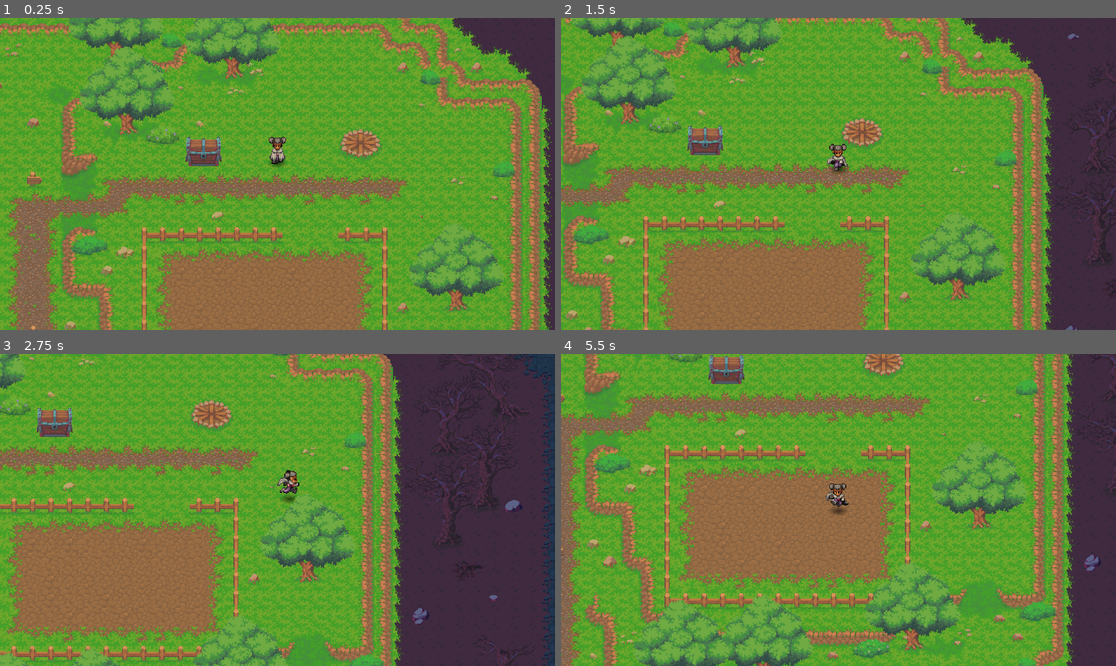
Above: before the commit, frames 1-4 (two rows, left to right).
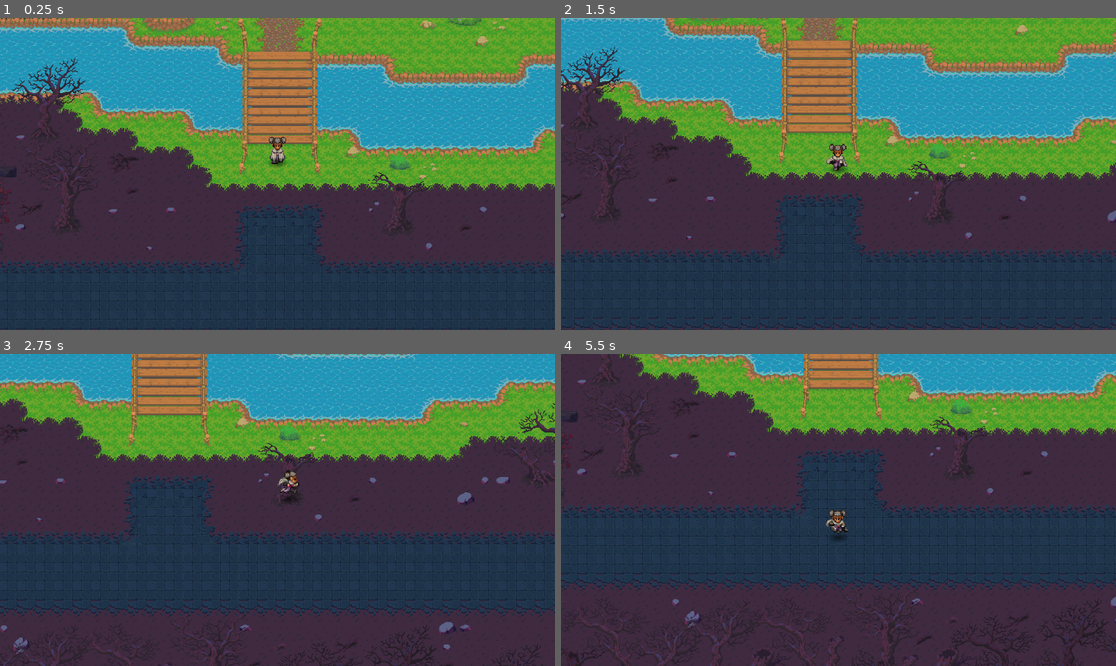
Above: after the commit, the same moments.

Repository: TheKangGaming/bloomblight
Game: Godot game, scene res://scenes/level/game.tscn
Same seed, same stepped clock (60 frames per second), same inputs: the game is played once before the commit and once after it.
Inputs (mouse positions are in pixels of both pictures, inside the frame that each line leads up to):
- Up to frame 1 (0.25 s): no input
- Up to frame 2 (1.5 s): move the mouse to (960, 158) at 0.52 s; hold D (right) 0.53-1.28 s; tap Space (action) at 0.6 s; click (960, 158) at 0.67 s; move the mouse to (727, 189) at 1.27 s; hold S (down) from 1.28 s (still down); tap E (interact) at 1.35 s
- Up to frame 3 (2.75 s): move the mouse to (333, 441) at 2.02 s; release S (down) at 2.03 s; hold D (right) from 2.03 s (still down); hold Shift (run) from 2.03 s (still down)
- Up to frame 4 (5.5 s): move the mouse to (810, 572) at 2.77 s; release D (right) at 2.78 s; release Shift (run) at 2.78 s; hold 1 (tool_forward) 2.78-3.53 s; tap Mouse wheel down (tool_backward) at 2.85 s; click (810, 572) at 2.92 s; move the mouse to (1005, 556) at 3.52 s; hold A (left) 3.53-5.03 s; tap Space (action) at 3.6 s; move the mouse to (672, 463) at 4.27 s; tap E (interact) at 4.35 s; move the mouse to (866, 510) at 5.02 s; hold S (down) from 5.03 s (still down); hold Shift (run) from 5.03 s (still down); click (866, 510) at 5.17 s

The runs differ from the first frame. In frame 1, 93% of the frame differs, in the area x 0-100%, y 0-100%; in frame 2, 92%; in frame 3, 84%; in frame 4, 93%.

Commit message:
Fixed how Status menu looks

Diff:
--- a/scenes/level/game.tscn
+++ b/scenes/level/game.tscn
@@ -2620,7 +2620,7 @@
 position = Vector2(1335, 629)
 
 [node name="Player" parent="Objects" unique_id=1926952309 instance=ExtResource("1_e6yxx")]
-position = Vector2(1463, 615)
+position = Vector2(1036, 1492)
 scale = Vector2(1.5, 1.5)
 metadata/_edit_horizontal_guides_ = [-16.0]
 
--- a/scenes/level/world.tscn
+++ b/scenes/level/world.tscn
@@ -5,8 +5,5 @@
 [node name="World" unique_id=300117719 instance=ExtResource("1_y5wde")]
 y_sort_enabled = true
 
-[node name="Decoration" parent="." index="4" unique_id=1276555079]
+[node name="Obstacles" parent="." index="5" unique_id=496332903]
 y_sort_enabled = true
-
-[node name="Obstacles" parent="." index="5" unique_id=1437231167]
-y_sort_enabled = true
--- a/scenes/ui/main_menu.tscn
+++ b/scenes/ui/main_menu.tscn
@@ -58,136 +58,136 @@
 theme_override_constants/margin_right = 10
 theme_override_constants/margin_bottom = 10
 
-[node name="HBoxContainer" type="HBoxContainer" parent="CenterContainer/TabContainer/Status/MarginContainer" unique_id=1145245835]
-layout_mode = 2
-theme_override_constants/separation = 30
-alignment = 1
-
-[node name="CharacterColumn" type="VBoxContainer" parent="CenterContainer/TabContainer/Status/MarginContainer/HBoxContainer" unique_id=1447613036]
-layout_mode = 2
-theme_override_constants/separation = 10
-alignment = 1
-
-[node name="CharIamge" type="TextureRect" parent="CenterContainer/TabContainer/Status/MarginContainer/HBoxContainer/CharacterColumn" unique_id=2130585838]
-custom_minimum_size = Vector2(96, 96)
+[node name="HBoxContainer" type="HBoxContainer" parent="CenterContainer/TabContainer/Status/MarginContainer" unique_id=1488452487]
+layout_mode = 2
+theme_override_constants/separation = 15
+alignment = 1
+
+[node name="CharacterColumn" type="VBoxContainer" parent="CenterContainer/TabContainer/Status/MarginContainer/HBoxContainer" unique_id=1699871786]
+layout_mode = 2
+theme_override_constants/separation = 4
+alignment = 1
+
+[node name="Label" type="Label" parent="CenterContainer/TabContainer/Status/MarginContainer/HBoxContainer/CharacterColumn" unique_id=652478579]
+layout_mode = 2
+theme_override_font_sizes/font_size = 8
+text = "Savannah"
+horizontal_alignment = 1
+
+[node name="CharIamge" type="TextureRect" parent="CenterContainer/TabContainer/Status/MarginContainer/HBoxContainer/CharacterColumn" unique_id=282487790]
+custom_minimum_size = Vector2(40, 62)
 layout_mode = 2
 texture = SubResource("AtlasTexture_1g8jr")
 expand_mode = 1
 stretch_mode = 5
 
-[node name="Label" type="Label" parent="CenterContainer/TabContainer/Status/MarginContainer/HBoxContainer/CharacterColumn" unique_id=1856157678]
-layout_mode = 2
-theme_override_font_sizes/font_size = 18
-text = "Savannah"
-horizontal_alignment = 1
-
-[node name="StatsColumn" type="VBoxContainer" parent="CenterContainer/TabContainer/Status/MarginContainer/HBoxContainer" unique_id=1972340568]
+[node name="StatsColumn" type="VBoxContainer" parent="CenterContainer/TabContainer/Status/MarginContainer/HBoxContainer" unique_id=1981587412]
 layout_mode = 2
 size_flags_horizontal = 3
-theme_override_constants/separation = 5
-
-[node name="Label" type="Label" parent="CenterContainer/TabContainer/Status/MarginContainer/HBoxContainer/StatsColumn" unique_id=2063925]
-layout_mode = 2
-theme_override_font_sizes/font_size = 16
-text = "--- STATS ---"
-horizontal_alignment = 1
-
-[node name="LblVIT" type="RichTextLabel" parent="CenterContainer/TabContainer/Status/MarginContainer/HBoxContainer/StatsColumn" unique_id=606827553]
-layout_mode = 2
-theme_override_font_sizes/normal_font_size = 16
+theme_override_constants/separation = 2
+
+[node name="Label" type="Label" parent="CenterContainer/TabContainer/Status/MarginContainer/HBoxContainer/StatsColumn" unique_id=928234126]
+layout_mode = 2
+theme_override_font_sizes/font_size = 8
+text = "- STATS -"
+horizontal_alignment = 1
+
+[node name="LblVIT" type="RichTextLabel" parent="CenterContainer/TabContainer/Status/MarginContainer/HBoxContainer/StatsColumn" unique_id=902142575]
+layout_mode = 2
+theme_override_font_sizes/normal_font_size = 6
 bbcode_enabled = true
 text = "VIT: 10"
 fit_content = true
 
-[node name="LblSTR" type="RichTextLabel" parent="CenterContainer/TabContainer/Status/MarginContainer/HBoxContainer/StatsColumn" unique_id=2003085922]
-layout_mode = 2
-theme_override_font_sizes/normal_font_size = 16
+[node name="LblSTR" type="RichTextLabel" parent="CenterContainer/TabContainer/Status/MarginContainer/HBoxContainer/StatsColumn" unique_id=1105434709]
+layout_mode = 2
+theme_override_font_sizes/normal_font_size = 6
 bbcode_enabled = true
 text = "STR: 5"
 fit_content = true
 
-[node name="LblDEX" type="RichTextLabel" parent="CenterContainer/TabContainer/Status/MarginContainer/HBoxContainer/StatsColumn" unique_id=250093837]
-layout_mode = 2
-theme_override_font_sizes/normal_font_size = 16
+[node name="LblDEX" type="RichTextLabel" parent="CenterContainer/TabContainer/Status/MarginContainer/HBoxContainer/StatsColumn" unique_id=1989397476]
+layout_mode = 2
+theme_override_font_sizes/normal_font_size = 6
 bbcode_enabled = true
 text = "DEX: 5"
 fit_content = true
 
-[node name="LblINT" type="RichTextLabel" parent="CenterContainer/TabContainer/Status/MarginContainer/HBoxContainer/StatsColumn" unique_id=313342756]
-layout_mode = 2
-theme_override_font_sizes/normal_font_size = 16
+[node name="LblINT" type="RichTextLabel" parent="CenterContainer/TabContainer/Status/MarginContainer/HBoxContainer/StatsColumn" unique_id=1871792445]
+layout_mode = 2
+theme_override_font_sizes/normal_font_size = 6
 bbcode_enabled = true
 text = "INT: 5"
 fit_content = true
 
-[node name="LblSPD" type="RichTextLabel" parent="CenterContainer/TabContainer/Status/MarginContainer/HBoxContainer/StatsColumn" unique_id=2007312667]
-layout_mode = 2
-theme_override_font_sizes/normal_font_size = 16
+[node name="LblSPD" type="RichTextLabel" parent="CenterContainer/TabContainer/Status/MarginContainer/HBoxContainer/StatsColumn" unique_id=729639059]
+layout_mode = 2
+theme_override_font_sizes/normal_font_size = 6
 bbcode_enabled = true
 text = "SPD: 5"
 fit_content = true
 
-[node name="LblMOV" type="RichTextLabel" parent="CenterContainer/TabContainer/Status/MarginContainer/HBoxContainer/StatsColumn" unique_id=1257560564]
-layout_mode = 2
-theme_override_font_sizes/normal_font_size = 16
+[node name="LblMOV" type="RichTextLabel" parent="CenterContainer/TabContainer/Status/MarginContainer/HBoxContainer/StatsColumn" unique_id=1053189907]
+layout_mode = 2
+theme_override_font_sizes/normal_font_size = 6
 bbcode_enabled = true
 text = "MOV: 4"
 fit_content = true
 
-[node name="EquipMealColumn" type="VBoxContainer" parent="CenterContainer/TabContainer/Status/MarginContainer/HBoxContainer" unique_id=66628913]
+[node name="EquipMealColumn" type="VBoxContainer" parent="CenterContainer/TabContainer/Status/MarginContainer/HBoxContainer" unique_id=1787477166]
 layout_mode = 2
 size_flags_horizontal = 3
-theme_override_constants/separation = 15
-
-[node name="EquipmentSection" type="VBoxContainer" parent="CenterContainer/TabContainer/Status/MarginContainer/HBoxContainer/EquipMealColumn" unique_id=680301345]
-layout_mode = 2
-theme_override_constants/separation = 10
-
-[node name="Label2" type="Label" parent="CenterContainer/TabContainer/Status/MarginContainer/HBoxContainer/EquipMealColumn/EquipmentSection" unique_id=253258411]
-layout_mode = 2
-theme_override_font_sizes/font_size = 16
-text = "--- EQUIPMENT ---"
-horizontal_alignment = 1
-
-[node name="EquipmentSlots" type="HBoxContainer" parent="CenterContainer/TabContainer/Status/MarginContainer/HBoxContainer/EquipMealColumn/EquipmentSection" unique_id=524047688]
-layout_mode = 2
-theme_override_constants/separation = 10
-alignment = 1
-
-[node name="SlotWeapon" type="TextureRect" parent="CenterContainer/TabContainer/Status/MarginContainer/HBoxContainer/EquipMealColumn/EquipmentSection/EquipmentSlots" unique_id=14761311]
-custom_minimum_size = Vector2(32, 32)
-layout_mode = 2
-
-[node name="SlotArmor" type="TextureRect" parent="CenterContainer/TabContainer/Status/MarginContainer/HBoxContainer/EquipMealColumn/EquipmentSection/EquipmentSlots" unique_id=464324818]
-custom_minimum_size = Vector2(32, 32)
-layout_mode = 2
-
-[node name="SlotAccessory" type="TextureRect" parent="CenterContainer/TabContainer/Status/MarginContainer/HBoxContainer/EquipMealColumn/EquipmentSection/EquipmentSlots" unique_id=351365248]
-custom_minimum_size = Vector2(32, 32)
-layout_mode = 2
-
-[node name="MealSection" type="VBoxContainer" parent="CenterContainer/TabContainer/Status/MarginContainer/HBoxContainer/EquipMealColumn" unique_id=1861666293]
-layout_mode = 2
-theme_override_constants/separation = 10
-
-[node name="Label3" type="Label" parent="CenterContainer/TabContainer/Status/MarginContainer/HBoxContainer/EquipMealColumn/MealSection" unique_id=2036198577]
-layout_mode = 2
-theme_override_font_sizes/font_size = 16
-text = "--- ACTIVE MEAL ---"
-horizontal_alignment = 1
-
-[node name="MealBox" type="HBoxContainer" parent="CenterContainer/TabContainer/Status/MarginContainer/HBoxContainer/EquipMealColumn/MealSection" unique_id=1444665788]
-layout_mode = 2
-alignment = 1
-
-[node name="ActiveFoodIcon" type="TextureRect" parent="CenterContainer/TabContainer/Status/MarginContainer/HBoxContainer/EquipMealColumn/MealSection/MealBox" unique_id=444635573]
-custom_minimum_size = Vector2(24, 24)
-layout_mode = 2
-
-[node name="LblFoodBuff" type="Label" parent="CenterContainer/TabContainer/Status/MarginContainer/HBoxContainer/EquipMealColumn/MealSection/MealBox" unique_id=83190328]
-layout_mode = 2
-theme_override_font_sizes/font_size = 14
-text = "No meal eaten."
+theme_override_constants/separation = 8
+
+[node name="EquipmentSection" type="VBoxContainer" parent="CenterContainer/TabContainer/Status/MarginContainer/HBoxContainer/EquipMealColumn" unique_id=1922241565]
+layout_mode = 2
+theme_override_constants/separation = 4
+
+[node name="Label2" type="Label" parent="CenterContainer/TabContainer/Status/MarginContainer/HBoxContainer/EquipMealColumn/EquipmentSection" unique_id=1278387377]
+layout_mode = 2
+theme_override_font_sizes/font_size = 8
+text = "- EQUIPMENT -"
+horizontal_alignment = 1
+
+[node name="EquipmentSlots" type="HBoxContainer" parent="CenterContainer/TabContainer/Status/MarginContainer/HBoxContainer/EquipMealColumn/EquipmentSection" unique_id=809947470]
+layout_mode = 2
+theme_override_constants/separation = 4
+alignment = 1
+
+[node name="SlotWeapon" type="TextureRect" parent="CenterContainer/TabContainer/Status/MarginContainer/HBoxContainer/EquipMealColumn/EquipmentSection/EquipmentSlots" unique_id=1796073536]
+custom_minimum_size = Vector2(20, 20)
+layout_mode = 2
+
+[node name="SlotArmor" type="TextureRect" parent="CenterContainer/TabContainer/Status/MarginContainer/HBoxContainer/EquipMealColumn/EquipmentSection/EquipmentSlots" unique_id=350771874]
+custom_minimum_size = Vector2(20, 20)
+layout_mode = 2
+
+[node name="SlotAccessory" type="TextureRect" parent="CenterContainer/TabContainer/Status/MarginContainer/HBoxContainer/EquipMealColumn/EquipmentSection/EquipmentSlots" unique_id=1711539566]
+custom_minimum_size = Vector2(20, 20)
+layout_mode = 2
+
+[node name="MealSection" type="VBoxContainer" parent="CenterContainer/TabContainer/Status/MarginContainer/HBoxContainer/EquipMealColumn" unique_id=2087827878]
+layout_mode = 2
+theme_override_constants/separation = 4
+
+[node name="Label3" type="Label" parent="CenterContainer/TabContainer/Status/MarginContainer/HBoxContainer/EquipMealColumn/MealSection" unique_id=422969036]
+layout_mode = 2
+theme_override_font_sizes/font_size = 8
+text = "- ACTIVE MEAL -"
+horizontal_alignment = 1
+
+[node name="MealBox" type="HBoxContainer" parent="CenterContainer/TabContainer/Status/MarginContainer/HBoxContainer/EquipMealColumn/MealSection" unique_id=418323979]
+layout_mode = 2
+alignment = 1
+
+[node name="ActiveFoodIcon" type="TextureRect" parent="CenterContainer/TabContainer/Status/MarginContainer/HBoxContainer/EquipMealColumn/MealSection/MealBox" unique_id=1475998150]
+custom_minimum_size = Vector2(16, 16)
+layout_mode = 2
+
+[node name="LblFoodBuff" type="Label" parent="CenterContainer/TabContainer/Status/MarginContainer/HBoxContainer/EquipMealColumn/MealSection/MealBox" unique_id=545425876]
+layout_mode = 2
+theme_override_font_sizes/font_size = 6
+text = "No meal."
 
 [node name="Inventory" type="Control" parent="CenterContainer/TabContainer" unique_id=261012711]
 layout_mode = 2
